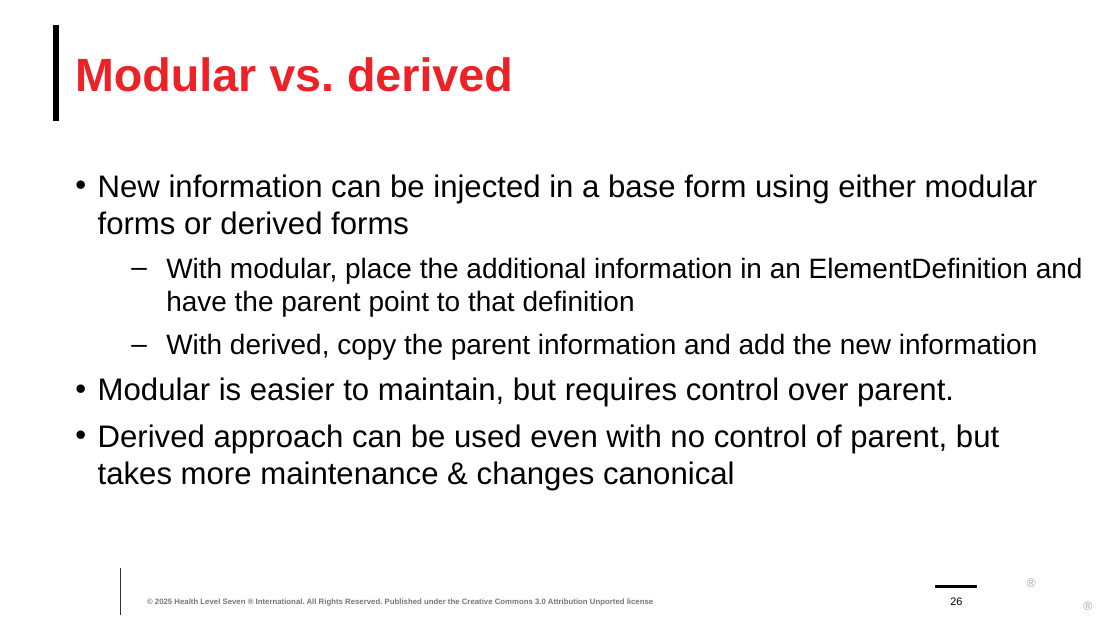
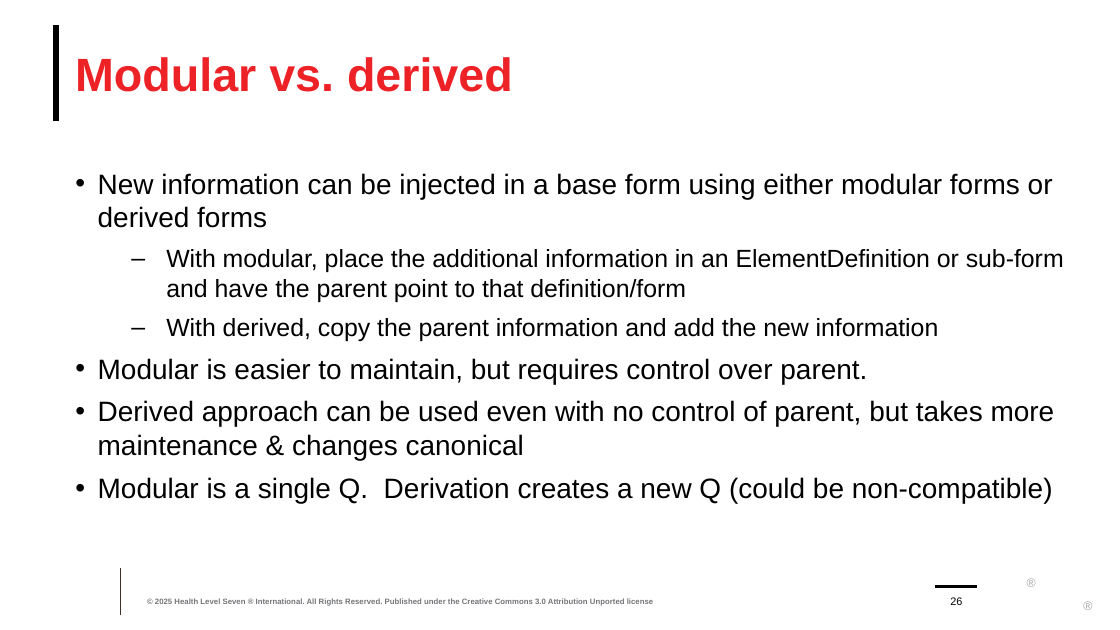
Before and after one commit to FHIR/documents, a slide deck: slide 26 of presentations/sdc/8-SDC-Modular-and-Derived-Forms.pptx. Drawn at 1120x630 pixels with LibreOffice and Linux fonts; fonts in the diff are those of the drawing; background and template pictures are left out. Boxes give left, top, right and bottom in pixels: in the first picture for what was removed or moved away, otherwise in the second. Text is boxed around its words. In the diff, an @@ line names an element or a change of style, - is before the commit and + after.

```diff
--- a/presentations/sdc/8-SDC-Modular-and-Derived-Forms.pptx
+++ b/presentations/sdc/8-SDC-Modular-and-Derived-Forms.pptx
@@ text at [98,173,1055,460]: size 20 to 18 pt in "New information can be injected in a ...", "Modular is easier to maintain, but requires ...", "Derived approach can be used even with ..."; size 18 to 16 pt in "With derived, copy the parent information and ..." @@
@@ text at [166,249,1064,302]: text changed; size 18 to 16 pt @@
-  – With modular, place the additional information in an ElementDefinition and have the parent point to that definition
+  – With modular, place the additional information in an ElementDefinition or sub-form and have the parent point to that definition/form
@@ text at [98,477,1053,503]: paragraph added @@
+• Modular is a single Q. Derivation creates a new Q (could be non-compatible)
```
Also in this commit, not shown: 10 other slides changed, 4 other files.
